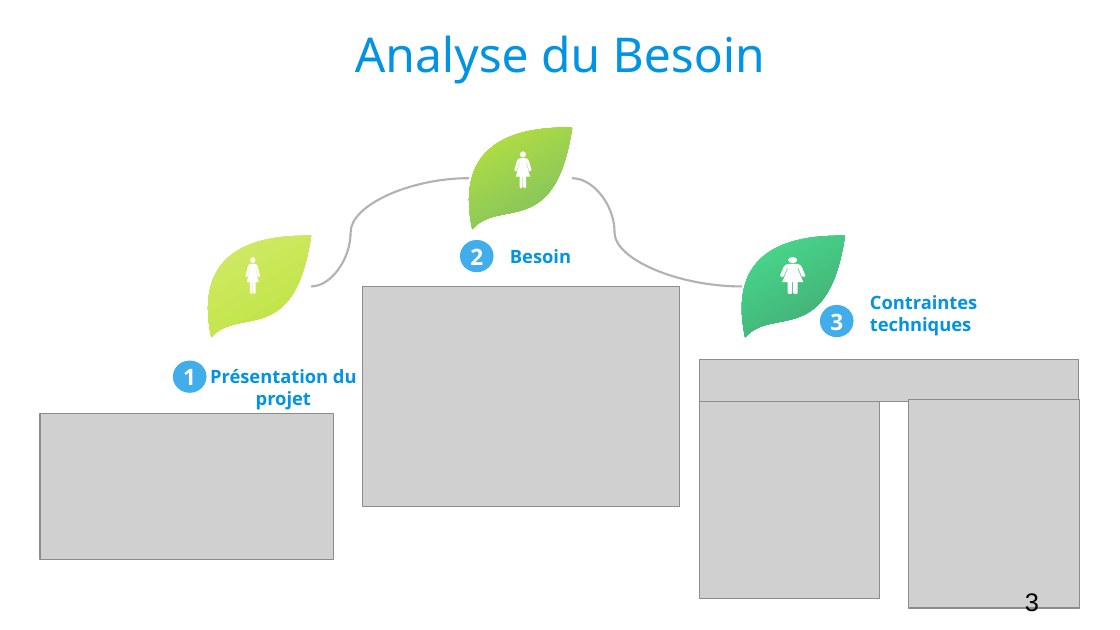
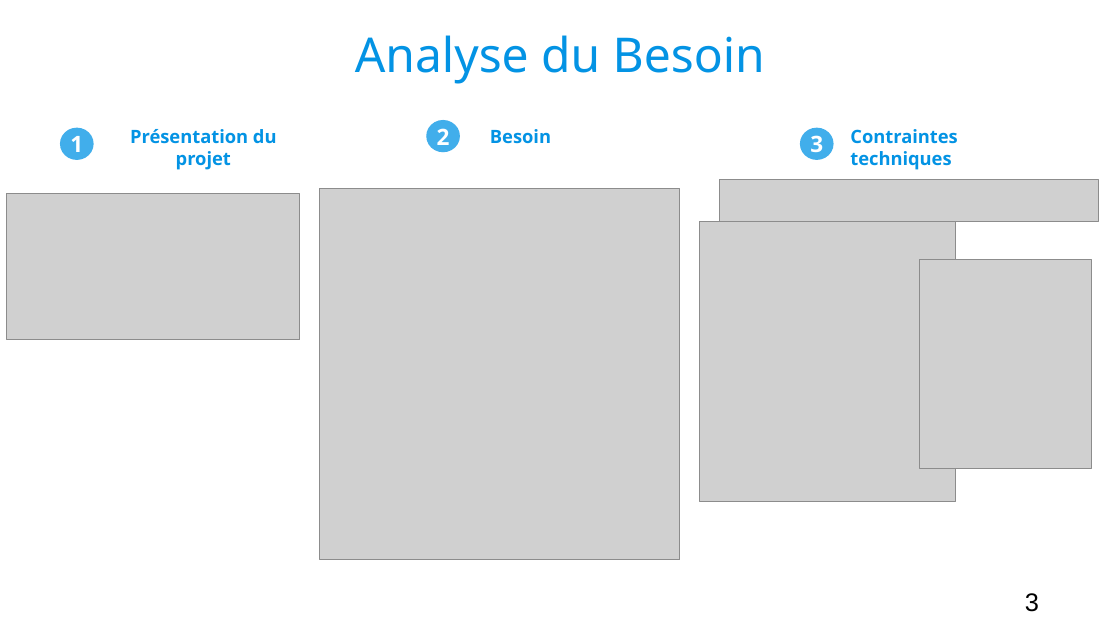
Before and after one commit to Georgie1502/Dossier, a slide deck: slide 3 of 3_Mon_Projet_Fil_Rouge/1_Cahier_des_charges/Presentation Batimelles.odp. Drawn at 1120x630 pixels with LibreOffice and Linux fonts; fonts in the diff are those of the drawing; grey boxes stand for pictures; background and template pictures are left out. Boxes give left, top, right and bottom in pixels: in the first picture for what was removed or moved away, otherwise in the second. Text is boxed around its words. In the diff, an @@ line names an element or a change of style, - is before the commit and + after.

```diff
--- a/3_Mon_Projet_Fil_Rouge/1_Cahier_des_charges/Presentation Batimelles.odp
+++ b/3_Mon_Projet_Fil_Rouge/1_Cahier_des_charges/Presentation Batimelles.odp
@@ ellipse "1": place and size @@
-ellipse "1" at (173,361,206,393)
+ellipse "1" at (60,128,94,161)
@@ text "Présentation du projet": place and size @@
-text "Présentation du projet" at (210,369,357,410)
+text "Présentation du projet" at (130,129,277,170)
@@ ellipse "2": place and size @@
-ellipse "2" at (460,240,494,272)
+ellipse "2" at (427,120,460,152)
@@ freeform shape removed at (470,128,573,230) @@
@@ text "Besoin": place and size @@
-text "Besoin" at (510,249,571,264)
+text "Besoin" at (490,129,551,144)
@@ ellipse "3": place and size @@
-ellipse "3" at (820,305,854,337)
+ellipse "3" at (800,128,833,161)
@@ text "Contraintes techniques": place and size @@
-text "Contraintes techniques" at (870,295,977,336)
+text "Contraintes techniques" at (850,129,957,170)
@@ curved line removed from (311, 287) to (470, 178) @@
@@ freeform shape removed at (514,151,532,188) @@
@@ curved line removed from (572, 178) to (742, 287) @@
@@ picture: place and size @@
-picture at (40,414,333,560)
+picture at (7,193,301,339)
@@ picture: place and size @@
-picture at (362,287,680,506)
+picture at (320,189,680,561)
@@ picture: place and size @@
-picture at (700,401,880,599)
+picture at (721,180,1100,222)
@@ freeform shape removed at (208,236,312,337) @@
@@ picture: place and size @@
-picture at (700,360,1079,401)
+picture at (700,222,956,502)
@@ freeform shape removed at (742,236,846,337) @@
@@ freeform shape removed at (246,257,260,294) @@
@@ freeform shape removed at (781,257,806,294) @@
@@ picture: place and size @@
-picture at (909,400,1080,609)
+picture at (921,260,1093,469)
@@ freeform shape removed at (904,355,940,390) @@
```
Also in this commit, not shown: 8 other slides changed, 6 slides added, 3 slides removed, 6 other files.
